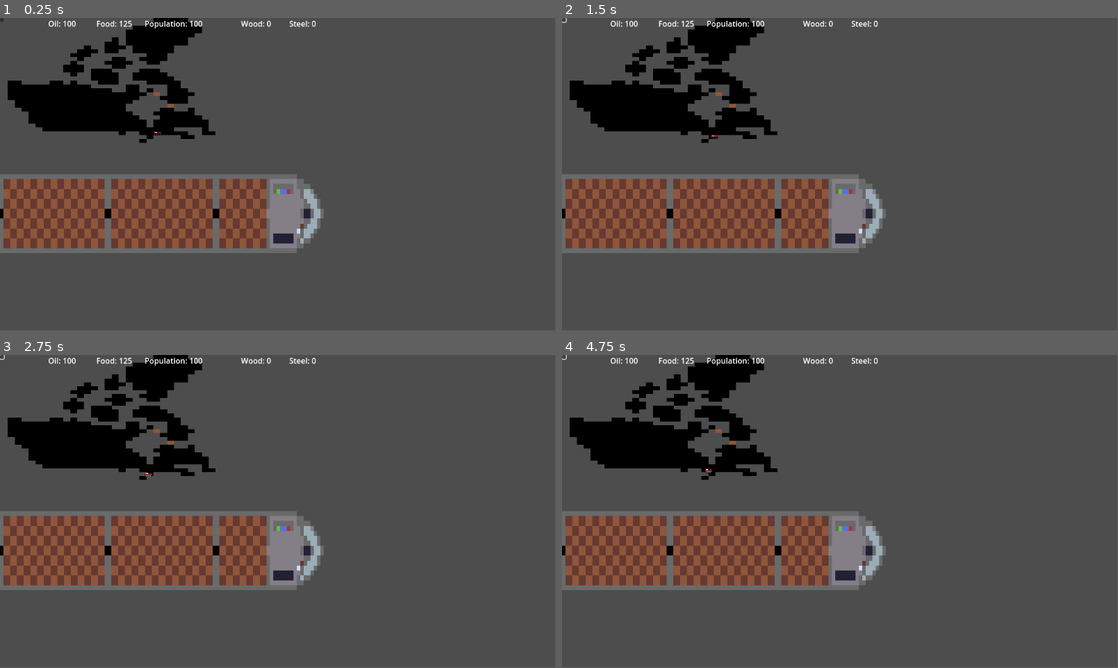
Above: before the commit, frames 1-4 (two rows, left to right).
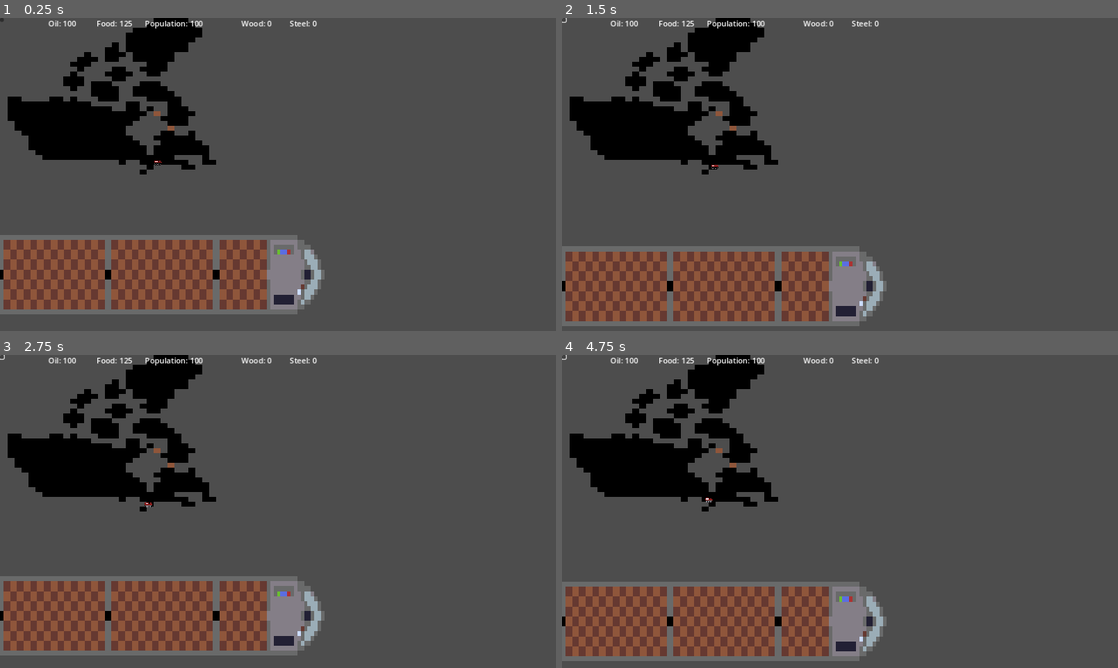
Above: after the commit, the same moments.

Repository: Atron1792/MRUHacks2024
Game: Godot game, scene res://UserPOV.tscn
Same seed, same stepped clock (60 frames per second), same inputs: the game is played once before the commit and once after it. This scene is started directly instead of the project's main scene.
Inputs (mouse positions are in pixels of both pictures, inside the frame that each line leads up to):
- Up to frame 1 (0.25 s): no input
- Up to frame 2 (1.5 s): click (562, 21) at 0.5 s; click (562, 21) at 1.25 s
- Up to frame 3 (2.75 s): click (0, 358) at 2 s
- Up to frame 4 (4.75 s): tap Space at 3.02, 3.77 s
In our replay, the window is 799x449 before the commit and 800x450 after it. These sizes can differ from the game's own. Grey fills any space a smaller window leaves; there, only what the larger window draws over its background counts as a difference.

The runs differ from the first frame. In frame 1, 31% of the frame differs, in the area x 0-59%, y 0-95%; in frame 2, 34%, in the area x 0-59%, y 0-99%; in frame 3, 32%; in frame 4, 34%.

Commit message:
shmoving train

Diff:
--- a/MapTravaler/path_follow_2d.gd
+++ b/MapTravaler/path_follow_2d.gd
@@ -2,8 +2,8 @@
 
 @export var speed = 0.01
 var is_speeding_up = false
-var is_slowing_down = false
-var is_stopped = false
+@export var is_slowing_down = false
+@export var is_stopped = false
 # Called when the node enters the scene tree for the first time.
 func _ready():
 	pass # Replace with function body.
--- a/UserPOV.tscn
+++ b/UserPOV.tscn
@@ -26,19 +26,20 @@
 
 [node name="MiniMap" parent="." instance=ExtResource("1_h0rp2")]
 position = Vector2(2, 0)
-scale = Vector2(0.4, 0.4)
+scale = Vector2(0.4, 0.5)
 
 [node name="Node2D" type="Node2D" parent="."]
+position = Vector2(0, 530)
 script = ExtResource("2_na0l3")
 
 [node name="Area2D" type="Area2D" parent="Node2D"]
 
 [node name="AnimatedSprite2D" type="AnimatedSprite2D" parent="Node2D/Area2D"]
 texture_filter = 1
-position = Vector2(336, 406)
+position = Vector2(336, 0)
 scale = Vector2(7, 10.298)
 sprite_frames = SubResource("SpriteFrames_mr3jx")
 
 [node name="CollisionShape2D" type="CollisionShape2D" parent="Node2D/Area2D"]
-position = Vector2(336.25, 406.5)
+position = Vector2(336.25, 0)
 shape = SubResource("RectangleShape2D_xwmts")
--- a/project.godot
+++ b/project.godot
@@ -19,6 +19,10 @@
 
 PF2D="*res://MapTravaler/path_follow_2d.gd"
 
+[display]
+
+window/stretch/mode="canvas_items"
+
 [dotnet]
 
 project/assembly_name="MRUHacks2024"
--- a/trainmovement.gd
+++ b/trainmovement.gd
@@ -1,6 +1,7 @@
 extends Node2D
 
-
+var sinFunnyFunction = 0
+var sinFunnyFunctionVelocity = 0.03
 # Called when the node enters the scene tree for the first time.
 func _ready():
 	pass # Replace with function body.
@@ -8,4 +9,8 @@
 
 # Called every frame. 'delta' is the elapsed time since the previous frame.
 func _process(delta):
-	pass
+
+	position.y = position.y + (sin(sinFunnyFunction)*.4)
+	sinFunnyFunction += sinFunnyFunctionVelocity
+	if sinFunnyFunction == 360:
+		sinFunnyFunction = 0
